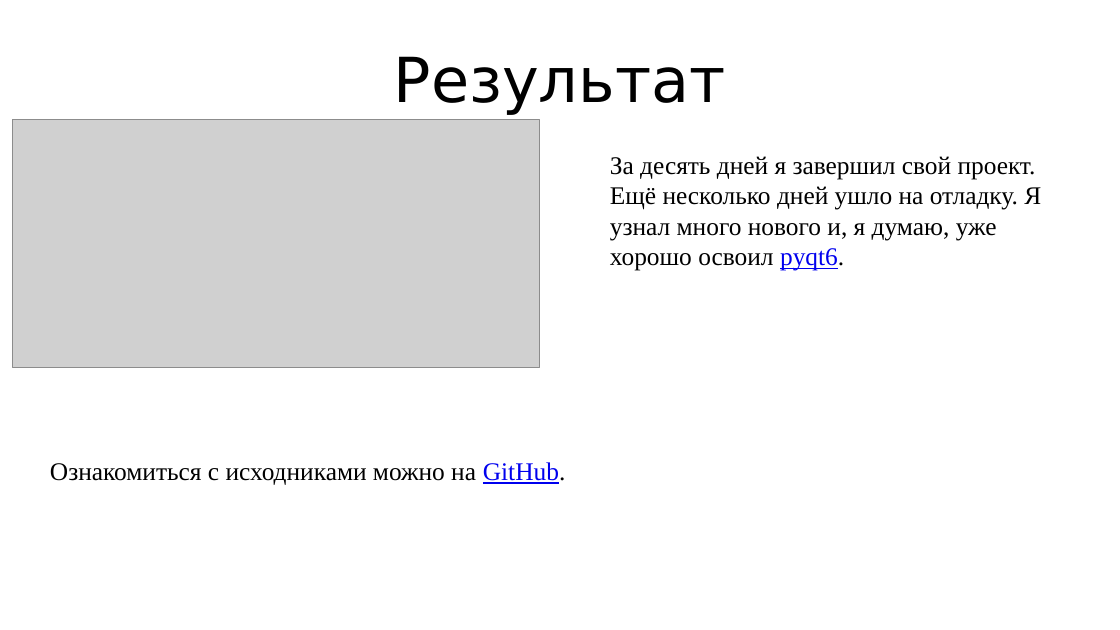
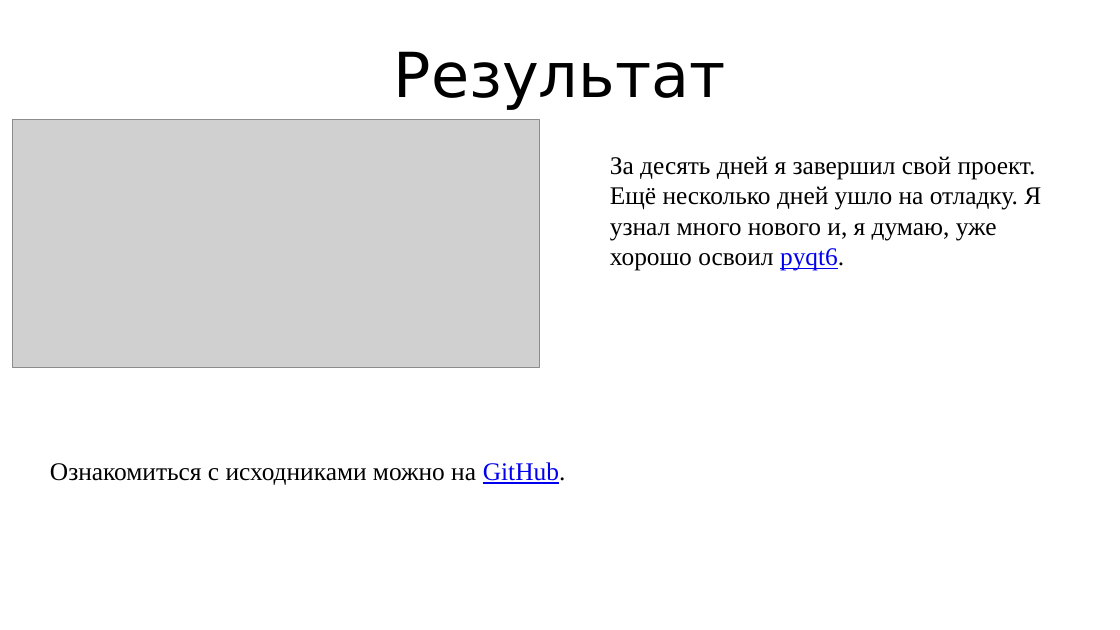
Before and after one commit to NiKar-coder/Project, a slide deck: slide 7 of Presentation.pptx. Drawn at 1120x630 pixels with LibreOffice and Linux fonts; fonts in the diff are those of the drawing; grey boxes stand for pictures. Boxes give left, top, right and bottom in pixels: in the first picture for what was removed or moved away, otherwise in the second. Text is boxed around its words. In the diff, an @@ line names an element or a change of style, - is before the commit and + after.

```diff
--- a/Presentation.pptx
+++ b/Presentation.pptx
@@ title "Результат" at (x1=394, y1=51, x2=726, y2=110): line spacing 1 to 0.9 @@
```
Also in this commit, not shown: 1 other slide changed, 1 other file.
